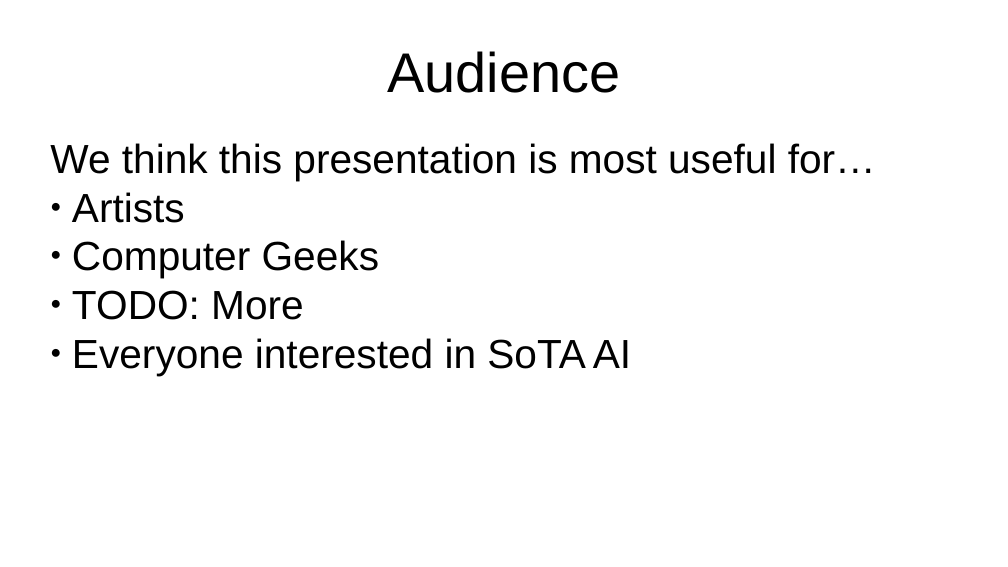
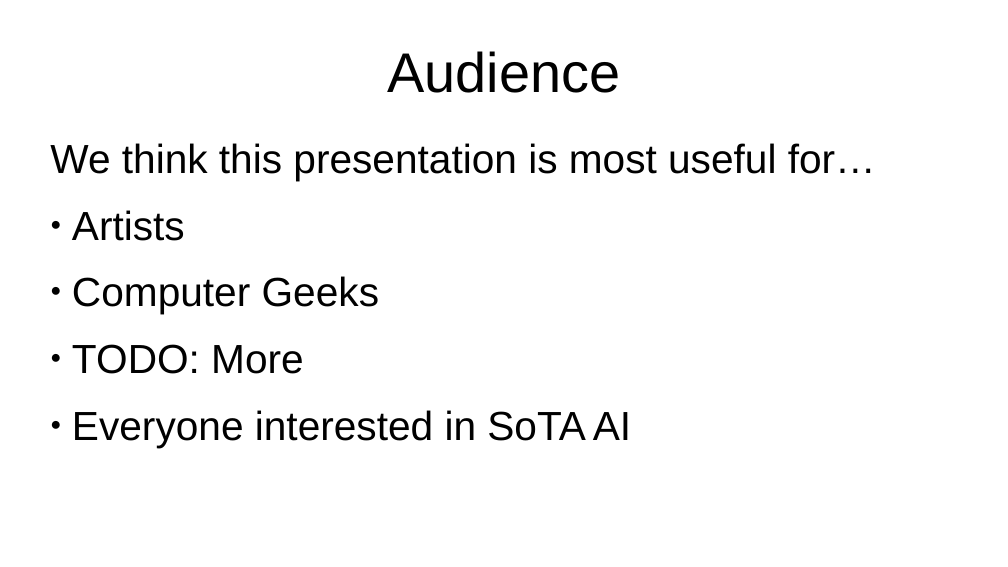
Before and after one commit to kkokilep/Cant-Spell-Anime-Without-AI, a slide deck: slide 4 of presentation/presentation-0.odp. Drawn at 1008x567 pixels with LibreOffice and Linux fonts; fonts in the diff are those of the drawing. Boxes give left, top, right and bottom in pixels: in the first picture for what was removed or moved away, otherwise in the second. Text is boxed around its words. In the diff, an @@ line names an element or a change of style, - is before the commit and + after.

```diff
--- a/presentation/presentation-0.odp
+++ b/presentation/presentation-0.odp
@@ subtitle "We think this presentation is ..." at (50, 143, 876, 447): more space between paragraphs; indent changed @@
```
Also in this commit, not shown: 20 other slides changed, 1 slide added, 1 slide removed.
